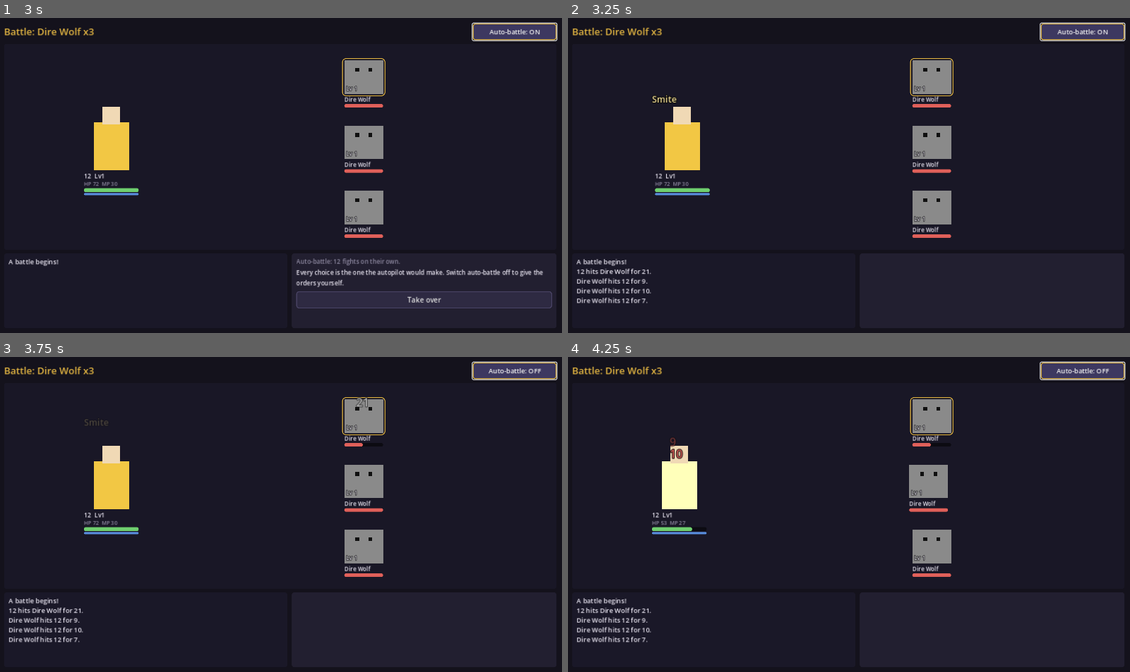
Above: before the commit, frames 1-4 (two rows, left to right).
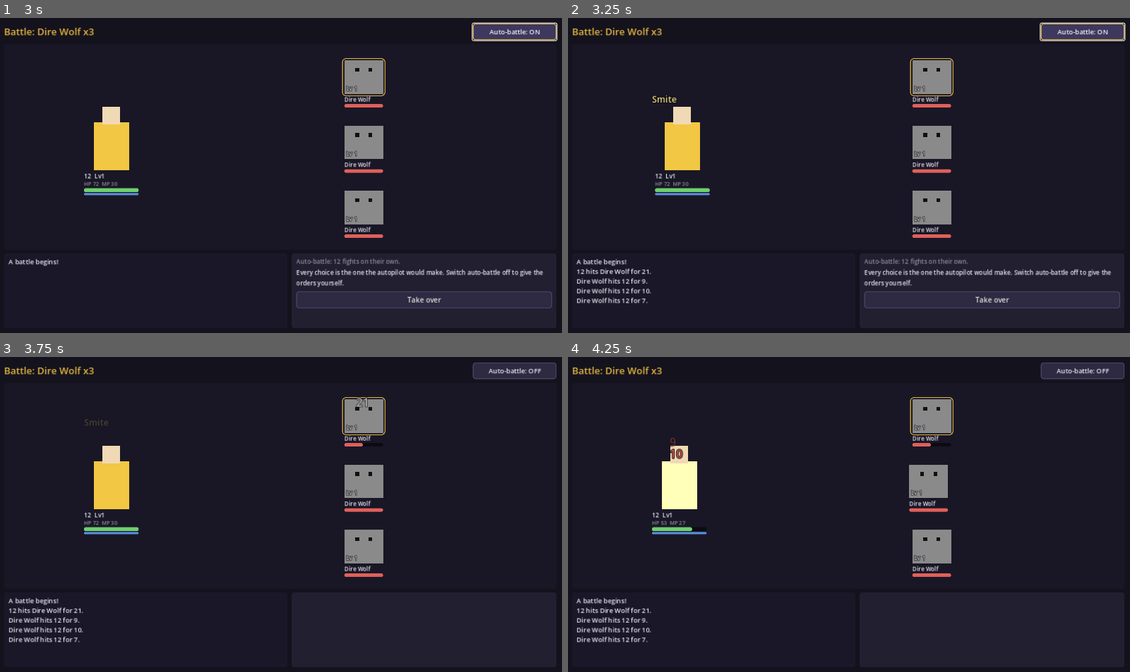
Above: after the commit, the same moments.

Repository: DMG-Workshop/Generational-Legacy-RPG-design
Game: Godot game, scene res://ui/main.tscn
The game is run twice, just before and just after one commit, with the same random seed, the same clock (stepped at 60 frames per second) and the same inputs.
Inputs (mouse positions are in pixels of both pictures, inside the frame that each line leads up to):
- Up to frame 1 (3 s): click (162, 140) at 0.52 s; type "12" at 0.6 s; click (399, 247) at 0.75 s; type "12" at 0.83 s; click "Begin Dynasty" at 1.25 s; click "Hunt" at 2 s; click "Auto-battle: OFF" at 2.75 s
- Up to frame 2 (3.25 s): no input
- Up to frame 3 (3.75 s): click "Auto-battle: ON" (after the commit: "Take over") at 3.5 s
- Up to frame 4 (4.25 s): no input

Frame 1 is identical in both runs. In frame 2, 1.1% of the frame differs, in the area x 52-99%, y 76-93%; in frame 3, 0.8%; in frame 4, 0.8%.

Commit message:
Auto-battle: keep its panel up while actions play, clear it at the end
While the heir fights on their own, the command panel now shows the
auto-battle note and the Take over button during each action's animation
too, instead of going blank, and the result screen clears it.

Co-Authored-By: Claude Opus 5.5 <noreply@anthropic.com>
Claude-Session: https://claude.ai/code/session_01JNXiUGbEfeQhXYLJb9eyrM

Diff:
--- a/ui/play/battle_view.gd
+++ b/ui/play/battle_view.gd
@@ -543,7 +543,13 @@
 	auto = on
 	d.auto_battle = on
 	_show_auto()
-	if result_shown or busy:
+	if result_shown:
+		return
+	if busy:
+		Kit.clear(command_box)
+		hint.text = ""
+		if auto:
+			_auto_panel()
 		return
 	aiming = {}
 	_show_area({}, -1)
@@ -558,6 +564,15 @@
 
 
 func _build_auto_commands() -> void:
+	_auto_panel()
+	if not _auto_waiting:
+		_auto_waiting = true
+		get_tree().create_timer(AUTO_PACE).timeout.connect(_auto_step)
+
+
+## What the command panel shows while the heir fights on their own.
+func _auto_panel() -> void:
+	Kit.clear(command_box)
 	_close_spells()
 	_close_feats()
 	hint.text = "Auto-battle: %s fights on their own." % d.heir.name
@@ -570,9 +585,6 @@
 	l.custom_minimum_size = Vector2(560, 0)
 	v.add_child(l)
 	v.add_child(Kit.button("Take over", func(): set_auto(false), Vector2(180, 38)))
-	if not _auto_waiting:
-		_auto_waiting = true
-		get_tree().create_timer(AUTO_PACE).timeout.connect(_auto_step)
 
 
 func _auto_step() -> void:
@@ -840,6 +852,8 @@
 	_close_feats()
 	Kit.clear(command_box)
 	hint.text = ""
+	if auto:
+		_auto_panel()
 	var log_start := b.log.size()
 	action.call()
 	for i in range(log_start, b.log.size()):
@@ -1201,6 +1215,8 @@
 	aiming = {}
 	_close_spells()
 	_close_feats()
+	Kit.clear(command_box)
+	hint.text = ""
 	var msgs: Array = d.finish_battle()
 	hero_label.text = "%s  Lv%s" % [d.heir.name, GameText.num(d.heir.level)]
 	app.autosave()
